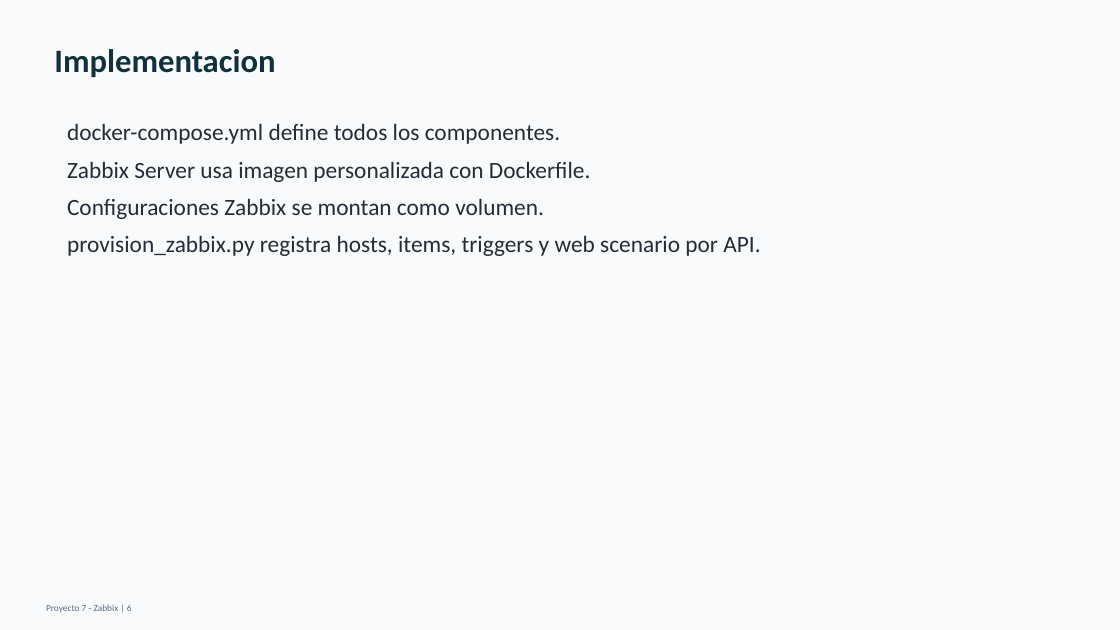
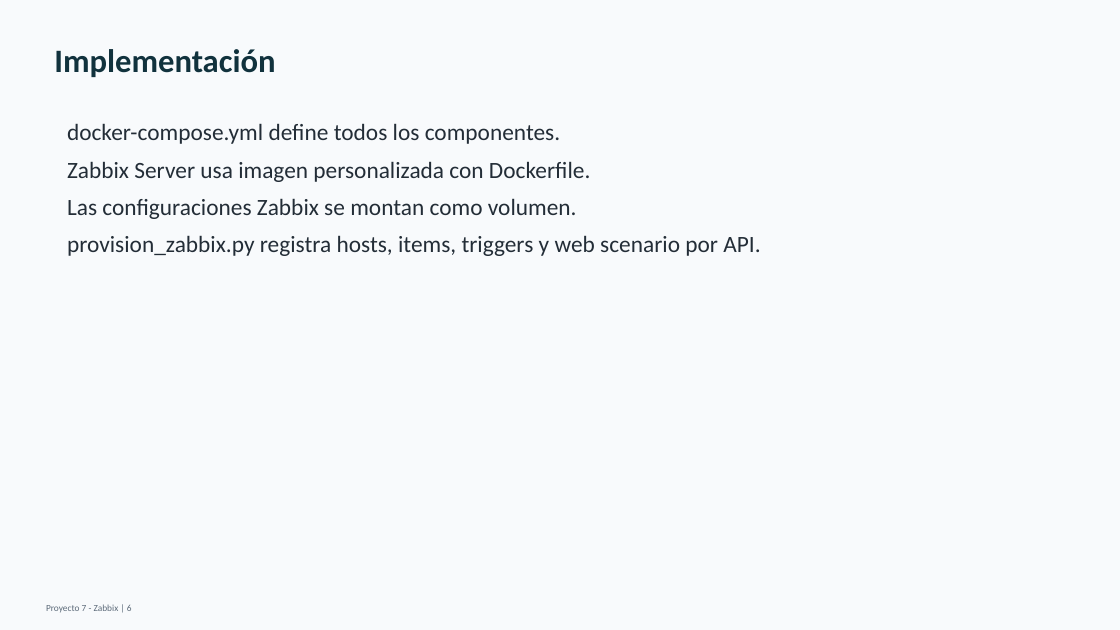
Before and after one commit to ballesterossmartsolutionssas/Proyecto7-Zabbix, a slide deck: slide 6 of entrega-final/Presentacion_Proyecto7_Zabbix.pptx. Drawn at 1120x630 pixels with LibreOffice and Linux fonts; fonts in the diff are those of the drawing. Boxes give left, top, right and bottom in pixels: in the first picture for what was removed or moved away, otherwise in the second. Text is boxed around its words. In the diff, an @@ line names an element or a change of style, - is before the commit and + after.

```diff
--- a/entrega-final/Presentacion_Proyecto7_Zabbix.pptx
+++ b/entrega-final/Presentacion_Proyecto7_Zabbix.pptx
@@ text at bbox=[54, 49, 275, 77]: text changed @@
-Implementacion
+Implementación
@@ text at bbox=[67, 198, 577, 219]: text changed @@
-Configuraciones Zabbix se montan como volumen.
+Las configuraciones Zabbix se montan como volumen.
```
Also in this commit, not shown: 11 other slides changed, 11 other files.
